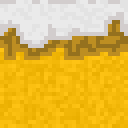
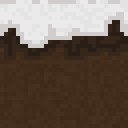
The second 128×128 image is a revision of the first. Changes to its layers:
pixels changed over [0, 20, 128, 128] (layer not identified)
